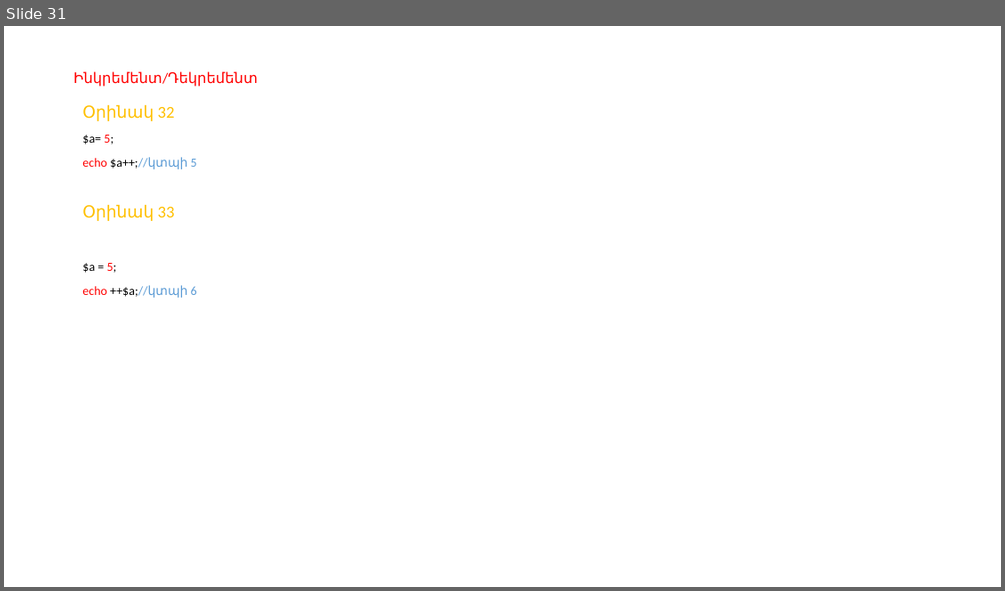
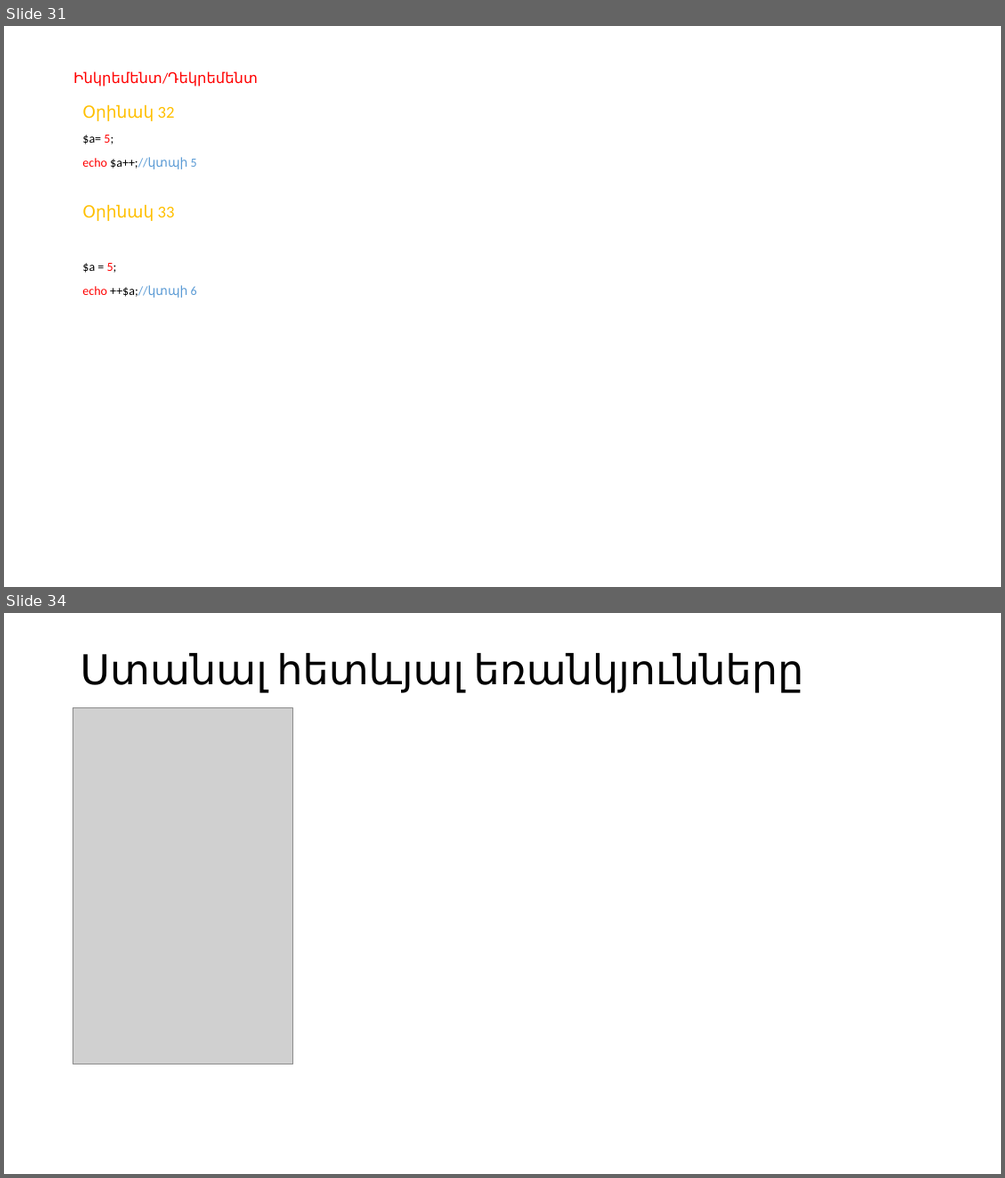
Before and after one commit to gevorgdarbinyan/Training, a slide deck: 5/Web ծրագրավորման դասընթաց - Դաս 5.pptx. Shown one above the other, each under a label of ours: slide 31 before the commit, slides 31 and 34 after it; the slides between them are not shown. The pictures are 1005x591 and 1005x1178 pixels, drawn with LibreOffice and Linux fonts; fonts in the diff are those of the drawing; grey boxes stand for pictures. Boxes give left, top, right and bottom in pixels: in the first picture for what was removed or moved away, otherwise in the second. Text is boxed around its words. In the diff, an @@ line names an element or a change of style, - is before the commit and + after.

```diff
--- a/5/Web ծրագրավորման դասընթաց - Դաս 5.pptx
+++ b/5/Web ծրագրավորման դասընթաց - Դաս 5.pptx
@@ slide 34 added at bbox=[4, 613, 1001, 1174], background #FFFFFF @@
@@ title added at bbox=[80, 653, 804, 693], 39.6 pt, text #000000 @@
+Ստանալ հետևյալ եռանկյունները
@@ picture added at bbox=[73, 708, 293, 1064] @@
```
Also in this commit, not shown: 13 slides changed, 2 other slides added, 5 other files.
